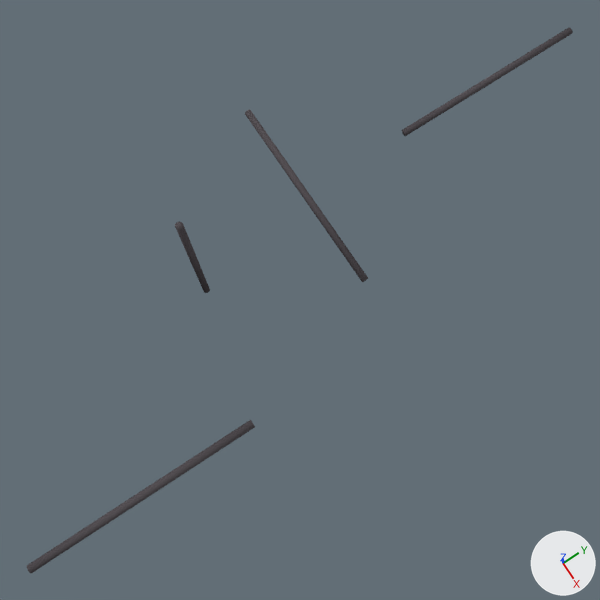
What one commit did to the Blender file gridbots/gridbots.blend.
The view is the same before and after, from a 50 mm lens placed at (0.691, 0.277, 2.132), pointed at (0.233, 0.577, -0.044). Arrows for +X, +Y and +Z are at lower right; the lights stay in place. The same objects are shown in both versions, whatever each file hides.

Before the edit, the objects in view are built like this:
```python
mat_edge_structure = diffuse_material('Edge Structure')
mat_edge_structure.base_color = (0.0908, 0.0806, 0.0882)  # dark grey #555054
me_cylinder_003 = bpy.data.meshes.new('Cylinder.003')
me_cylinder_003.from_pydata(...)  # an 18-sided cylinder along x spanning x -0.292..0.292, y -0.01..0.01, z -0.01..0.01
me_cylinder_003.polygons.foreach_set('use_smooth', [True] * 20)
me_cylinder_003.materials.append(mat_edge_structure)  # dark grey #555054
me_cylinder_010 = bpy.data.meshes.new('Cylinder.010')
me_cylinder_010.from_pydata(...)  # an 18-sided cylinder along z spanning x -0.01..0.01, y -0.01..0.01, z -0.292..0.292
me_cylinder_010.polygons.foreach_set('use_smooth', [True] * 20)
me_cylinder_010.materials.append(mat_edge_structure)  # dark grey #555054
me_cylinder_011 = bpy.data.meshes.new('Cylinder.011')
me_cylinder_011.from_pydata(...)  # an 18-sided cylinder along y spanning x -0.01..0.01, y -0.292..0.292, z -0.01..0.01
me_cylinder_011.polygons.foreach_set('use_smooth', [True] * 20)
me_cylinder_011.materials.append(mat_edge_structure)  # dark grey #555054
me_cylinder_012 = bpy.data.meshes.new('Cylinder.012')
me_cylinder_012.from_pydata(...)  # an 18-sided cylinder along y spanning x -0.01..0.01, y -0.292..0.292, z -0.01..0.01
me_cylinder_012.polygons.foreach_set('use_smooth', [True] * 20)
me_cylinder_012.materials.append(mat_edge_structure)  # dark grey #555054
ob_rod_x = bpy.data.objects.new('rod_x', me_cylinder_003)
ob_rod_x.location = (0.0, 0.746, 0.0)
ob_rod_y = bpy.data.objects.new('rod_y', me_cylinder_011)
ob_rod_y.location = (0.0, 1.366, 0.0)
ob_rod_y_001 = bpy.data.objects.new('rod_y.001', me_cylinder_012)
ob_rod_y_001.location = (0.471, 0.0, 0.209)
ob_rod_z = bpy.data.objects.new('rod_z', me_cylinder_010)
ob_rod_z.location = (0.0, 0.393, 0.0)
```
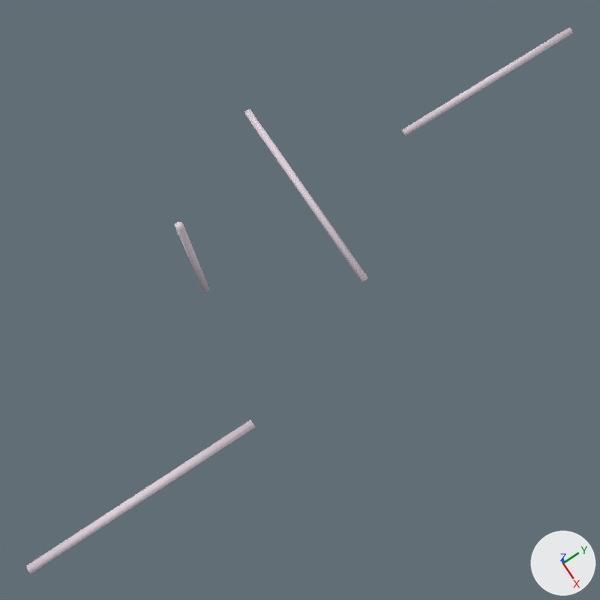
Location of each change, (x1, y1, x2, y2) in pixels of the pictures (600 x 600 px):
'rod_y.001', recoloured (grey to white)
    both: (27, 420, 255, 573)
'rod_x', recoloured (grey to white)
    both: (245, 110, 368, 282)
'rod_y', recoloured
    both: (402, 27, 573, 136)
'rod_z', recoloured
    both: (175, 222, 210, 293)

The change in detail:
Material 'Edge Structure' (mat_edge_structure) changes colour from dark grey #555054 to light grey #e2d5df; in linear values from (0.0908, 0.0806, 0.0882) to (0.761, 0.668, 0.737).
